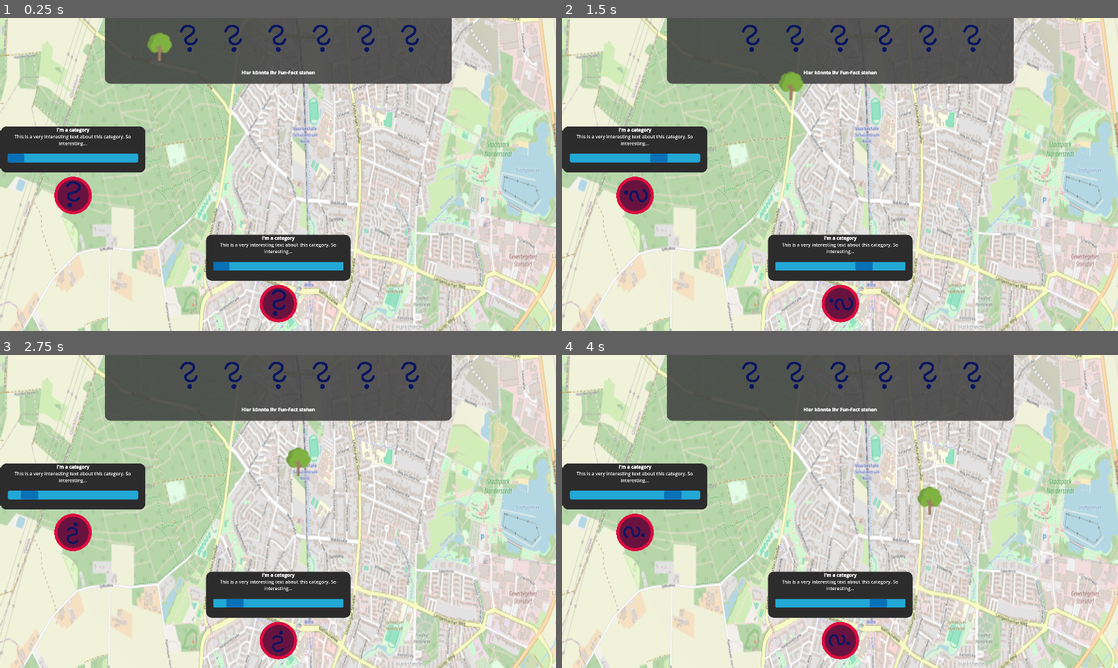
Above: before the commit, frames 1-4 (two rows, left to right).
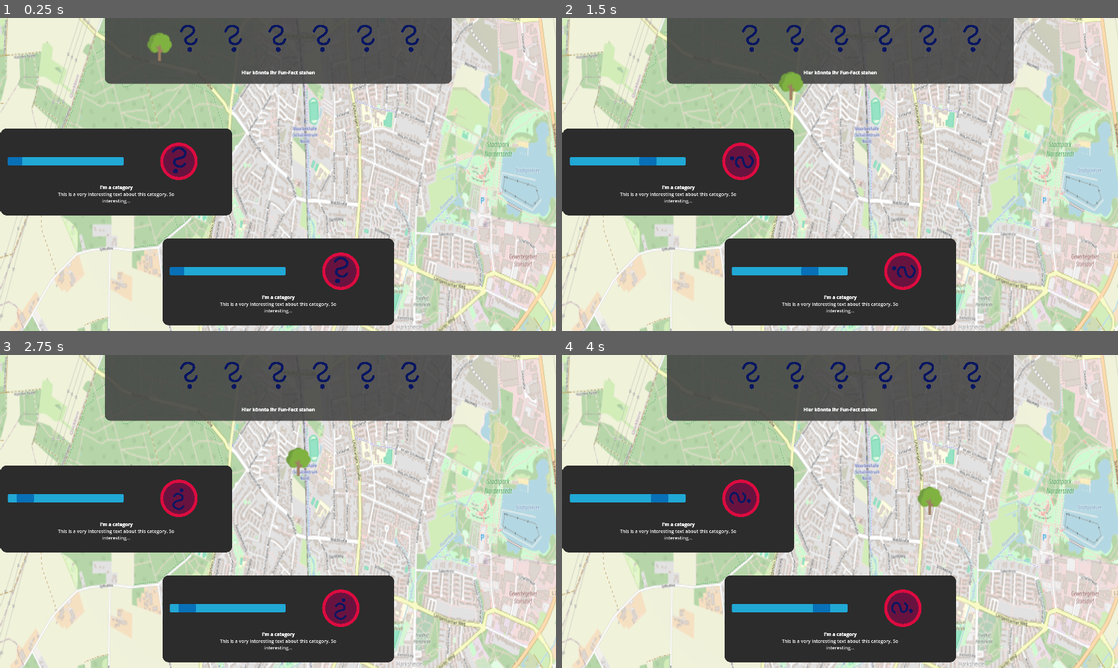
Above: after the commit, the same moments.

Repository: jlddorf/CrossInnovationClass25Norderstedt
Game: Godot game, scene res://scenes/map.tscn
Two runs of this game, one before a commit and one after it. Both use one fixed random seed, a clock stepped at 60 frames per second and the inputs below.
Inputs (mouse positions are in pixels of both pictures, inside the frame that each line leads up to):
- Up to frame 1 (0.25 s): no input
- Up to frame 2 (1.5 s): click (840, 302) at 0.52 s; click (840, 302) at 1.27 s
- Up to frame 3 (2.75 s): click (278, 639) at 2.02 s
- Up to frame 4 (4 s): no input

The runs differ from the first frame. In frame 1, 18% of the frame differs, in the area x 0-71%, y 34-99%; in frame 2, 19%; in frame 3, 19%; in frame 4, 19%.

Commit message:
change layout for playerContainer

Diff:
--- a/scenes/ui_manager.tscn
+++ b/scenes/ui_manager.tscn
@@ -1,19 +1,11 @@
-[gd_scene load_steps=11 format=3 uid="uid://nngar081b03t"]
+[gd_scene load_steps=8 format=3 uid="uid://nngar081b03t"]
 
 [ext_resource type="PackedScene" uid="uid://cwa7akeb180pv" path="res://scenes/station_controller.tscn" id="1_rwj1f"]
 [ext_resource type="Theme" uid="uid://230ma3pcldq4" path="res://ui/ueTheme.tres" id="2_ixhu3"]
-[ext_resource type="PackedScene" uid="uid://vb2r20ydhyum" path="res://ui/placerContainer.tscn" id="2_j2mt3"]
+[ext_resource type="PackedScene" uid="uid://vb2r20ydhyum" path="res://ui/playerContainer.tscn" id="2_j2mt3"]
 [ext_resource type="Texture2D" uid="uid://b6mcfhruapmvr" path="res://assets/images/Question Mark Sketch.png" id="3_reske"]
-[ext_resource type="Script" uid="uid://d2jkeiqffeqoy" path="res://ui/station_Button.gd" id="4_j2mt3"]
 [ext_resource type="PackedScene" uid="uid://jr81cpde0r8s" path="res://scenes/AchievementRect.tscn" id="7_hst8a"]
 [ext_resource type="Texture2D" uid="uid://dyp2woqubc17a" path="res://assets/images/treeIcon.png" id="8_tanoa"]
-
-[sub_resource type="StyleBoxFlat" id="StyleBoxFlat_hst8a"]
-bg_color = Color(0.172833, 0.172833, 0.172833, 1)
-corner_radius_top_left = 20
-corner_radius_top_right = 20
-corner_radius_bottom_right = 20
-corner_radius_bottom_left = 20
 
 [sub_resource type="StyleBoxFlat" id="StyleBoxFlat_gl862"]
 bg_color = Color(0.25098, 0.25098, 0.25098, 0.87451)
--- a/ui/placerContainer.tscn
+++ /dev/null
@@ -1,86 +0,0 @@
-[gd_scene load_steps=8 format=3 uid="uid://vb2r20ydhyum"]
-
-[ext_resource type="Script" uid="uid://q6e0vkjd3c6x" path="res://ui/placer_container.gd" id="1_gqy82"]
-[ext_resource type="Theme" uid="uid://230ma3pcldq4" path="res://ui/ueTheme.tres" id="1_ljlg8"]
-[ext_resource type="Script" uid="uid://cewmmmceh1goa" path="res://ui/amountProgress.gd" id="2_gqy82"]
-[ext_resource type="Texture2D" uid="uid://cs252y6fym48j" path="res://assets/images/Docking Station Sketch.png" id="3_e6db6"]
-[ext_resource type="Texture2D" uid="uid://b6mcfhruapmvr" path="res://assets/images/Question Mark Sketch.png" id="4_56ohb"]
-[ext_resource type="Script" uid="uid://d2jkeiqffeqoy" path="res://ui/station_Button.gd" id="5_4ddmc"]
-
-[sub_resource type="StyleBoxFlat" id="StyleBoxFlat_hst8a"]
-bg_color = Color(0.172833, 0.172833, 0.172833, 1)
-corner_radius_top_left = 20
-corner_radius_top_right = 20
-corner_radius_bottom_right = 20
-corner_radius_bottom_left = 20
-
-[node name="PlayerContainer" type="MarginContainer"]
-size_flags_horizontal = 4
-size_flags_vertical = 8
-theme_override_constants/margin_bottom = 20
-script = ExtResource("1_gqy82")
-
-[node name="VBoxContainer" type="VBoxContainer" parent="."]
-layout_mode = 2
-
-[node name="Panel" type="Panel" parent="VBoxContainer"]
-custom_minimum_size = Vector2(500, 159)
-layout_mode = 2
-size_flags_horizontal = 4
-size_flags_vertical = 4
-theme_override_styles/panel = SubResource("StyleBoxFlat_hst8a")
-
-[node name="VBoxContainer" type="VBoxContainer" parent="VBoxContainer/Panel"]
-layout_mode = 0
-offset_right = 40.0
-offset_bottom = 40.0
-
-[node name="RichTextLabel" type="RichTextLabel" parent="VBoxContainer/Panel/VBoxContainer"]
-custom_minimum_size = Vector2(500, 70)
-layout_mode = 2
-bbcode_enabled = true
-text = "[b]I'm a category[/b]
-This is a very interesting text about this category. So interesting..."
-horizontal_alignment = 1
-
-[node name="MarginContainer" type="MarginContainer" parent="VBoxContainer/Panel/VBoxContainer"]
-layout_mode = 2
-size_flags_horizontal = 4
-size_flags_vertical = 4
-theme_override_constants/margin_top = 20
-theme_override_constants/margin_bottom = 20
-
-[node name="PlacedAmountBar" type="ProgressBar" parent="VBoxContainer/Panel/VBoxContainer/MarginContainer"]
-custom_minimum_size = Vector2(450, 30)
-layout_mode = 2
-size_flags_horizontal = 4
-size_flags_vertical = 4
-theme = ExtResource("1_ljlg8")
-show_percentage = false
-indeterminate = true
-editor_preview_indeterminate = false
-script = ExtResource("2_gqy82")
-
-[node name="MarginContainer" type="MarginContainer" parent="VBoxContainer"]
-custom_minimum_size = Vector2(60, 60)
-layout_mode = 2
-size_flags_horizontal = 4
-size_flags_vertical = 4
-
-[node name="TextureRect" type="TextureRect" parent="VBoxContainer/MarginContainer"]
-custom_minimum_size = Vector2(150, 150)
-layout_mode = 2
-size_flags_horizontal = 4
-size_flags_vertical = 4
-texture = ExtResource("3_e6db6")
-expand_mode = 1
-
-[node name="ItemDisplay" type="TextureButton" parent="VBoxContainer/MarginContainer"]
-custom_minimum_size = Vector2(100, 100)
-layout_mode = 2
-size_flags_horizontal = 4
-size_flags_vertical = 4
-texture_normal = ExtResource("4_56ohb")
-ignore_texture_size = true
-stretch_mode = 0
-script = ExtResource("5_4ddmc")
--- /dev/null
+++ b/ui/playerContainer.tscn
@@ -0,0 +1,106 @@
+[gd_scene load_steps=8 format=3 uid="uid://vb2r20ydhyum"]
+
+[ext_resource type="Script" uid="uid://q6e0vkjd3c6x" path="res://ui/player_container.gd" id="1_j2y57"]
+[ext_resource type="Texture2D" uid="uid://cs252y6fym48j" path="res://assets/images/Docking Station Sketch.png" id="2_7173t"]
+[ext_resource type="Texture2D" uid="uid://b6mcfhruapmvr" path="res://assets/images/Question Mark Sketch.png" id="3_6kptq"]
+[ext_resource type="Script" uid="uid://d2jkeiqffeqoy" path="res://ui/station_Button.gd" id="4_fysbn"]
+[ext_resource type="Theme" uid="uid://230ma3pcldq4" path="res://ui/ueTheme.tres" id="5_mcqbd"]
+[ext_resource type="Script" uid="uid://cewmmmceh1goa" path="res://ui/amountProgress.gd" id="6_mog01"]
+
+[sub_resource type="StyleBoxFlat" id="StyleBoxFlat_hst8a"]
+bg_color = Color(0.172833, 0.172833, 0.172833, 1)
+corner_radius_top_left = 20
+corner_radius_top_right = 20
+corner_radius_bottom_right = 20
+corner_radius_bottom_left = 20
+
+[node name="PlayerContainer" type="MarginContainer"]
+size_flags_horizontal = 4
+size_flags_vertical = 8
+theme_override_constants/margin_bottom = 20
+script = ExtResource("1_j2y57")
+
+[node name="VBoxContainer" type="VBoxContainer" parent="."]
+layout_mode = 2
+
+[node name="Panel" type="Panel" parent="VBoxContainer"]
+custom_minimum_size = Vector2(800, 300)
+layout_mode = 2
+size_flags_horizontal = 4
+size_flags_vertical = 4
+theme_override_styles/panel = SubResource("StyleBoxFlat_hst8a")
+
+[node name="VBoxContainer" type="VBoxContainer" parent="VBoxContainer/Panel"]
+layout_mode = 1
+anchors_preset = 8
+anchor_left = 0.5
+anchor_top = 0.5
+anchor_right = 0.5
+anchor_bottom = 0.5
+offset_left = -385.0
+offset_top = -112.0
+offset_right = 385.0
+offset_bottom = 112.0
+grow_horizontal = 2
+grow_vertical = 2
+alignment = 1
+
+[node name="HBoxContainer" type="HBoxContainer" parent="VBoxContainer/Panel/VBoxContainer"]
+layout_mode = 2
+
+[node name="MarginContainer2" type="MarginContainer" parent="VBoxContainer/Panel/VBoxContainer/HBoxContainer"]
+layout_mode = 2
+size_flags_horizontal = 4
+size_flags_vertical = 4
+theme_override_constants/margin_left = 10
+theme_override_constants/margin_top = 20
+theme_override_constants/margin_right = 10
+theme_override_constants/margin_bottom = 20
+
+[node name="PlacedAmountBar" type="ProgressBar" parent="VBoxContainer/Panel/VBoxContainer/HBoxContainer/MarginContainer2"]
+custom_minimum_size = Vector2(400, 30)
+layout_mode = 2
+size_flags_horizontal = 4
+size_flags_vertical = 4
+theme = ExtResource("5_mcqbd")
+show_percentage = false
+indeterminate = true
+editor_preview_indeterminate = false
+script = ExtResource("6_mog01")
+
+[node name="VSeparator" type="VSeparator" parent="VBoxContainer/Panel/VBoxContainer/HBoxContainer"]
+layout_mode = 2
+
+[node name="MarginContainer" type="MarginContainer" parent="VBoxContainer/Panel/VBoxContainer/HBoxContainer"]
+custom_minimum_size = Vector2(60, 60)
+layout_mode = 2
+size_flags_horizontal = 6
+size_flags_vertical = 4
+
+[node name="TextureRect" type="TextureRect" parent="VBoxContainer/Panel/VBoxContainer/HBoxContainer/MarginContainer"]
+custom_minimum_size = Vector2(150, 150)
+layout_mode = 2
+size_flags_horizontal = 4
+size_flags_vertical = 4
+texture = ExtResource("2_7173t")
+expand_mode = 1
+
+[node name="ItemDisplay" type="TextureButton" parent="VBoxContainer/Panel/VBoxContainer/HBoxContainer/MarginContainer"]
+custom_minimum_size = Vector2(100, 100)
+layout_mode = 2
+size_flags_horizontal = 4
+size_flags_vertical = 4
+texture_normal = ExtResource("3_6kptq")
+ignore_texture_size = true
+stretch_mode = 0
+script = ExtResource("4_fysbn")
+
+[node name="RichTextLabel" type="RichTextLabel" parent="VBoxContainer/Panel/VBoxContainer"]
+custom_minimum_size = Vector2(500, 70)
+layout_mode = 2
+size_flags_horizontal = 4
+size_flags_vertical = 4
+bbcode_enabled = true
+text = "[b]I'm a category[/b]
+This is a very interesting text about this category. So interesting..."
+horizontal_alignment = 1
Renamed: ui/placer_container.gd -> ui/player_container.gd
Renamed: ui/placer_container.gd.uid -> ui/player_container.gd.uid
